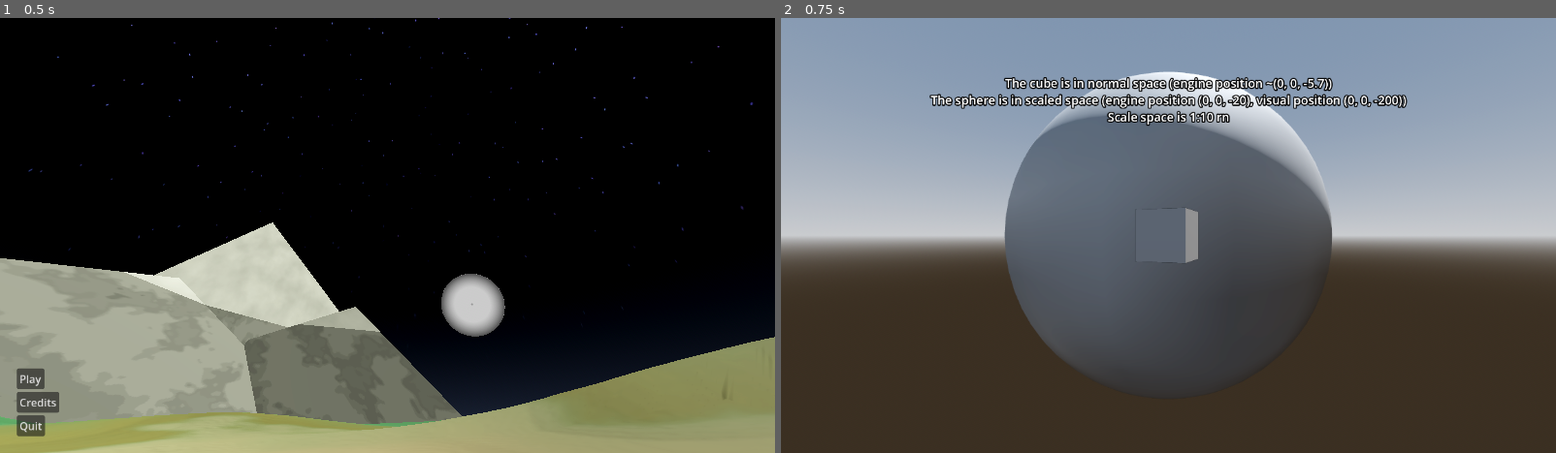
Above: before the commit, frames 1-2 (left to right).
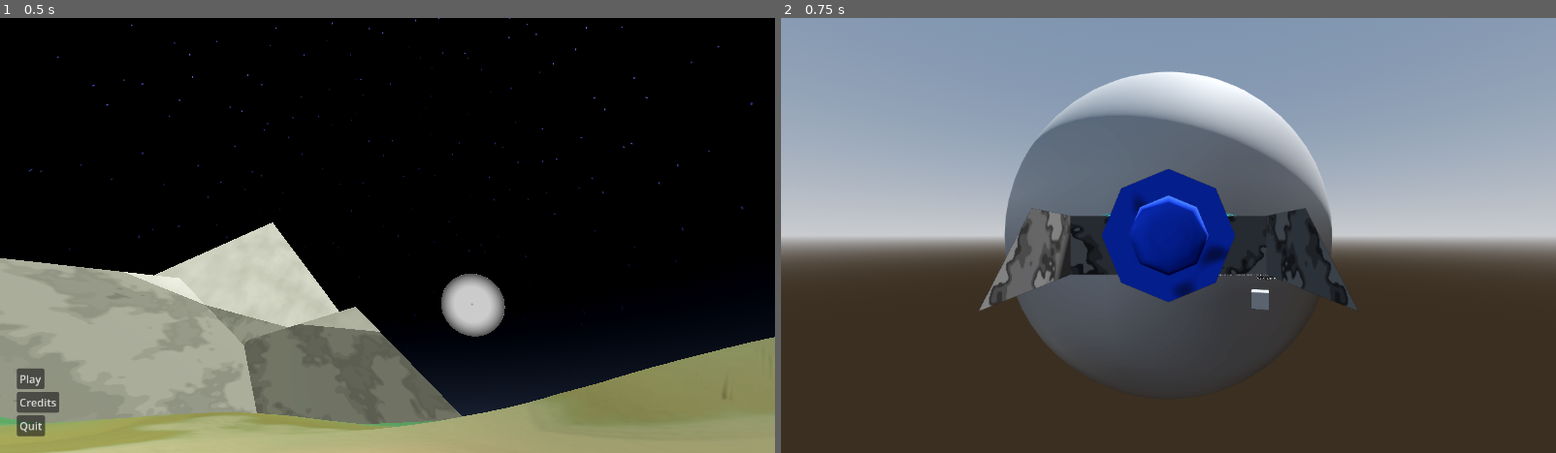
Above: after the commit, the same moments.

Repository: Ortley/black-hole-stars
Game: Godot game, scene res://scene/init.tscn
Two runs of this game, one before a commit and one after it. Both use one fixed random seed, a clock stepped at 60 frames per second and the inputs below.
Inputs:
- Up to frame 1 (0.5 s): no input
- Up to frame 2 (0.75 s): click "Play" at 0.5 s

Frame 1 is identical in both runs. In frame 2, 9.4% of the frame differs, in the area x 19-81%, y 13-68%.

Commit message:
Use orbiting camera

Diff:
--- a/scene/game.tscn
+++ b/scene/game.tscn
@@ -1,46 +1,61 @@
 [gd_scene format=3 uid="uid://bqgm1h2l0q1se"]
+
+[ext_resource type="Script" uid="uid://bam1jhwo5dvuo" path="res://script/class/normal_space_body.gd" id="1_5kiuu"]
 
 [sub_resource type="GDScript" id="GDScript_n4st5"]
 resource_name = "space-manager"
 script/source = "extends Node
 
+@onready var normal: Node3D = $\"../World/Normal\"
+@onready var scaled: Node3D = $\"../World/Scaled\"
+
 @onready var scaled_cam: Camera3D = $\"../Scaled/SVC/SubViewport/Camera\"
 @onready var normal_cam: Camera3D = $\"../Normal/SVC/SubViewport/Camera\"
-
+@onready var smartmobile: Node3D = $\"../World/Normal/Smartmobile\"
+
+var smartmobile_pos := DoubleVector.new(0,0,0)
 var normal_cam_pos := DoubleVector.new(0, 0, 0)
 var cam_basis := Basis.IDENTITY
 var mouse_sens := 0.005
 var roting := false
+var zoom := 4.0
+var mouse_input := Vector2.ZERO
 
 var origin := DoubleVector.new(0, 0, 0)
-var threshold := 5.0
+var threshold := 1000
 @onready var threshold_squared := threshold * threshold
-var scale := 10.0
-
-func _process(delta: float) -> void:
-	var input_dir = Vector3(
-		Input.get_axis(\"test_cam_left\", \"test_cam_right\"),
-		Input.get_axis(\"test_cam_down\", \"test_cam_up\"),
-		Input.get_axis(\"test_cam_forward\", \"test_cam_backward\")
-	).normalized()
-	if input_dir:
-		var move: Vector3 = cam_basis * input_dir * delta * 2 * (1 + 2 * int(Input.is_action_pressed(\"test_cam_fast\")))
-		normal_cam_pos.x += move.x
-		normal_cam_pos.y += move.y
-		normal_cam_pos.z += move.z
-
-func _physics_process(delta: float) -> void:
+var scale := 10000.0
+
+func _ready() -> void:
+	normal.visible = true
+	scaled.visible = true;
+
+	smartmobile_pos.x = smartmobile.position.x
+	smartmobile_pos.y = smartmobile.position.y
+	smartmobile_pos.z = smartmobile.position.z
+
+func _physics_process(_delta: float) -> void:
+	var a = smartmobile_pos.vec3() + zoom * cam_basis.z
+	normal_cam_pos.x = a.x;
+	normal_cam_pos.y = a.y;
+	normal_cam_pos.z = a.z;
 	var diff := normal_cam_pos.sub(origin)
 	if diff.length_squared() > threshold_squared:
 		origin.x = normal_cam_pos.x
 		origin.y = normal_cam_pos.y
 		origin.z = normal_cam_pos.z
 
+		print(\"shiftin time!\")
+
 		for body in get_tree().get_nodes_in_group(\"space_bodies\"):
-			if body is Node3D:
-				body.position.x -= diff.x
-				body.position.y -= diff.y;
-				body.position.z -= diff.z;
+			if body is NormalSpaceBody:
+				#body.position.x -= diff.x
+				#body.position.y -= diff.y
+				#body.position.z -= diff.z
+				body.position.x = body.real_pos.x - origin.x
+				body.position.y = body.real_pos.y - origin.y
+				body.position.z = body.real_pos.z - origin.z
+				print(body.position)
 
 	normal_cam.position.x = normal_cam_pos.x - origin.x
 	normal_cam.position.y = normal_cam_pos.y - origin.y
@@ -56,10 +71,16 @@
 	if event is InputEventMouseButton:
 		if event.button_index == MouseButton.MOUSE_BUTTON_RIGHT:
 			roting = event.pressed
+		elif event.button_index == MouseButton.MOUSE_BUTTON_WHEEL_DOWN:
+			zoom *= 1.15
+		elif event.button_index == MouseButton.MOUSE_BUTTON_WHEEL_UP:
+			zoom /= 1.15
 	elif roting == true and event is InputEventMouseMotion:
-		cam_basis = Basis(Vector3.UP, event.relative.x * mouse_sens) * cam_basis
-		cam_basis = cam_basis * Basis(Vector3.RIGHT, event.relative.y * mouse_sens)
+		mouse_input = event.relative
+		cam_basis = Basis(Vector3.UP, -event.relative.x * mouse_sens) * cam_basis
+		cam_basis = cam_basis * Basis(Vector3.RIGHT, -event.relative.y * mouse_sens)
 		cam_basis = cam_basis.orthonormalized()
+
 "
 
 [sub_resource type="ProceduralSkyMaterial" id="ProceduralSkyMaterial_n4st5"]
@@ -151,6 +172,7 @@
 [node name="World" type="Node3D" parent="." unique_id=2006646868]
 
 [node name="Scaled" type="Node3D" parent="World" unique_id=1367243315]
+visible = false
 
 [node name="CSGSphere3D" type="CSGSphere3D" parent="World/Scaled" unique_id=1305625284]
 transform = Transform3D(1, 0, 0, 0, 1, 0, 0, 0, 1, 0, 0, -20)
@@ -161,13 +183,19 @@
 
 [node name="Normal" type="Node3D" parent="World" unique_id=1530911982]
 
-[node name="CSGBox3D" type="CSGBox3D" parent="World/Normal" unique_id=1879325631 groups=["space_bodies"]]
+[node name="CSGBox3D" type="Node3D" parent="World/Normal" unique_id=1183222634]
 transform = Transform3D(0.9437029, 0, -0.3307944, 0, 1, 0, 0.3307944, 0, 0.9437029, 0, 0, -5.749104)
-layers = 2
-
-[node name="StupidMobile" type="CSGCombiner3D" parent="World/Normal" unique_id=550422006]
+script = ExtResource("1_5kiuu")
+metadata/_custom_type_script = "uid://bam1jhwo5dvuo"
+
+[node name="CSGBox3D" type="CSGBox3D" parent="World/Normal/CSGBox3D" unique_id=151166055]
+layers = 2
+
+[node name="StupidMobile" type="Node3D" parent="World/Normal" unique_id=1900386567]
 transform = Transform3D(1, 0, 0, 0, 1, 0, 0, 0, 1, 7.779869, 6.0885305, 7.1158524)
 visible = false
+script = ExtResource("1_5kiuu")
+metadata/_custom_type_script = "uid://bam1jhwo5dvuo"
 
 [node name="CSGBox3D" type="CSGBox3D" parent="World/Normal/StupidMobile" unique_id=1010460896]
 transform = Transform3D(1, 0, 0, 0, 1, 0, 0, 0, 1, 0, 0.5, 0)
@@ -210,104 +238,114 @@
 transform = Transform3D(1, 0, 0, 0, 1, 0, 0, 0, 1, 0, 1.5, 0)
 cone = true
 
-[node name="Label3D" type="Label3D" parent="World/Normal" unique_id=1698109225 groups=["space_bodies"]]
-transform = Transform3D(1, 0, 0, 0, 1, 0, 0, 0, 1, 0, 1.8037641, -3.7720003)
-layers = 2
-text = "The cube is in normal space (engine position ~(0, 0, -5.7))
-The sphere is in scaled space (engine position (0, 0, -20), visual position (0, 0, -200))
-Scale space is 1:10 rn"
-
-[node name="Smartmobile" type="Node3D" parent="World/Normal" unique_id=2107750140 groups=["space_bodies"]]
+[node name="Smartmobile" type="Node3D" parent="World/Normal" unique_id=1061102170]
 transform = Transform3D(1, 0, 0, 0, 1, 0, 0, 0, 1, -5.517083, 3.853245, 7.390007)
-
-[node name="CSGSphere3D2" type="CSGSphere3D" parent="World/Normal/Smartmobile" unique_id=432642798]
+script = ExtResource("1_5kiuu")
+metadata/_custom_type_script = "uid://bam1jhwo5dvuo"
+
+[node name="Model" type="Node3D" parent="World/Normal/Smartmobile" unique_id=1499540007]
+transform = Transform3D(1, 0, 0, 0, 1, 0, 0, 0, 1, 0, 0, -0.6500001)
+
+[node name="Cockpit" type="CSGSphere3D" parent="World/Normal/Smartmobile/Model" unique_id=432642798]
 transform = Transform3D(2, 0, 0, 0, 0.5, 0, 0, 0, 4, 0, 0.099999905, 1.2335825)
 layers = 2
 material_override = SubResource("StandardMaterial3D_xwcet")
 radial_segments = 4
 smooth_faces = false
 
-[node name="Hull" type="CSGCombiner3D" parent="World/Normal/Smartmobile" unique_id=345970223]
+[node name="Hull" type="CSGCombiner3D" parent="World/Normal/Smartmobile/Model" unique_id=345970223]
 layers = 2
 material_override = SubResource("StandardMaterial3D_33cqm")
 
-[node name="CSGBox3D" type="CSGBox3D" parent="World/Normal/Smartmobile/Hull" unique_id=1159635608]
+[node name="CSGBox3D" type="CSGBox3D" parent="World/Normal/Smartmobile/Model/Hull" unique_id=1159635608]
 transform = Transform3D(1, 0, 0, 0, 1, 0, 0, 0, 1, 0, -0.049999952, 0)
 size = Vector3(6, 0.3, 8)
 
-[node name="CSGSphere3D" type="CSGSphere3D" parent="World/Normal/Smartmobile/Hull" unique_id=443479359]
+[node name="CSGSphere3D" type="CSGSphere3D" parent="World/Normal/Smartmobile/Model/Hull" unique_id=443479359]
 transform = Transform3D(4, 0, 0, 0, 1, 0, 0, 0, 8, 0, 0, 0)
 operation = 1
 radial_segments = 4
 rings = 2
 smooth_faces = false
 
-[node name="CSGBox3D3" type="CSGBox3D" parent="World/Normal/Smartmobile/Hull" unique_id=590358602]
+[node name="CSGBox3D3" type="CSGBox3D" parent="World/Normal/Smartmobile/Model/Hull" unique_id=590358602]
 transform = Transform3D(1, 0, 0, 0, 1, 0, 0, 0, 1, 0, -0.049999952, 2.0500002)
 size = Vector3(1.4, 0.3, 3.8)
 
-[node name="CSGBox3D2" type="CSGBox3D" parent="World/Normal/Smartmobile/Hull" unique_id=1436225140]
+[node name="CSGBox3D2" type="CSGBox3D" parent="World/Normal/Smartmobile/Model/Hull" unique_id=1436225140]
 transform = Transform3D(1, 0, 0, 0, 1, 0, 0, 0, 1, 0, 0, 3.8500004)
 operation = 2
 size = Vector3(1, 1, 1.3000001)
 
-[node name="CSGBox3D5" type="CSGBox3D" parent="World/Normal/Smartmobile/Hull" unique_id=789529193]
+[node name="CSGBox3D5" type="CSGBox3D" parent="World/Normal/Smartmobile/Model/Hull" unique_id=789529193]
 transform = Transform3D(0.9330128, 0.25881907, 0.25000003, -0.25, 0.9659258, -0.0669873, -0.25881907, 0, 0.96592593, -1.0905867, 0, 3.5119267)
 operation = 2
 size = Vector3(1, 1, 2)
 
-[node name="CSGBox3D4" type="CSGBox3D" parent="World/Normal/Smartmobile/Hull" unique_id=1731533626]
+[node name="CSGBox3D4" type="CSGBox3D" parent="World/Normal/Smartmobile/Model/Hull" unique_id=1731533626]
 transform = Transform3D(0.9330128, -0.25881907, -0.25000003, 0.25, 0.9659258, -0.0669873, 0.25881907, 0, 0.96592593, 1.0905867, 0, 3.5119267)
 operation = 2
 size = Vector3(1, 1, 2)
 
-[node name="Hardware" type="CSGCombiner3D" parent="World/Normal/Smartmobile" unique_id=821620855]
+[node name="Hardware" type="CSGCombiner3D" parent="World/Normal/Smartmobile/Model" unique_id=821620855]
+layers = 2
 material_override = SubResource("StandardMaterial3D_p1ry8")
 
-[node name="CSGSphere3D" type="CSGSphere3D" parent="World/Normal/Smartmobile/Hardware" unique_id=785333703]
+[node name="CSGSphere3D" type="CSGSphere3D" parent="World/Normal/Smartmobile/Model/Hardware" unique_id=785333703]
 transform = Transform3D(1, 0, 0, 0, 0.74118745, 0, 0, 0, 1, 0, -0.0145196915, -2)
 
-[node name="CSGCylinder3D" type="CSGCylinder3D" parent="World/Normal/Smartmobile/Hardware" unique_id=1201866832]
+[node name="CSGCylinder3D" type="CSGCylinder3D" parent="World/Normal/Smartmobile/Model/Hardware" unique_id=1201866832]
 transform = Transform3D(1, 0, 0, 0, 1, 0, 0, 0, 1, -1, -0.030083656, 0.5999999)
 radius = 0.1
 height = 0.6
 
-[node name="CSGCylinder3D2" type="CSGCylinder3D" parent="World/Normal/Smartmobile/Hardware" unique_id=2008128553]
+[node name="CSGCylinder3D2" type="CSGCylinder3D" parent="World/Normal/Smartmobile/Model/Hardware" unique_id=2008128553]
 transform = Transform3D(1, 0, 0, 0, 1, 0, 0, 0, 1, 1, -0.030083656, 0.5999999)
 radius = 0.1
 height = 0.6
 
-[node name="CSGCylinder3D3" type="CSGCylinder3D" parent="World/Normal/Smartmobile/Hardware" unique_id=963347249]
+[node name="CSGCylinder3D3" type="CSGCylinder3D" parent="World/Normal/Smartmobile/Model/Hardware" unique_id=963347249]
 transform = Transform3D(1, 0, 0, 0, 1, 0, 0, 0, 1, 0.5999999, -0.030083656, -1.0999999)
 radius = 0.1
 height = 0.6
 
-[node name="CSGCylinder3D4" type="CSGCylinder3D" parent="World/Normal/Smartmobile/Hardware" unique_id=1397006550]
+[node name="CSGCylinder3D4" type="CSGCylinder3D" parent="World/Normal/Smartmobile/Model/Hardware" unique_id=1397006550]
 transform = Transform3D(1, 0, 0, 0, 1, 0, 0, 0, 1, -0.5999999, -0.030083656, -1.0999999)
 radius = 0.1
 height = 0.6
 
-[node name="CSGCylinder3D5" type="CSGCylinder3D" parent="World/Normal/Smartmobile/Hardware" unique_id=1188750701]
+[node name="CSGCylinder3D5" type="CSGCylinder3D" parent="World/Normal/Smartmobile/Model/Hardware" unique_id=1188750701]
 transform = Transform3D(1, 0, 0, 0, 1.3113416e-07, -1, 0, 1, 1.3113416e-07, 0, 0, 3.5500011)
 radius = 0.3
 height = 0.5
 cone = true
 
-[node name="CSGCylinder3D8" type="CSGCylinder3D" parent="World/Normal/Smartmobile/Hardware" unique_id=1227727799]
+[node name="CSGCylinder3D8" type="CSGCylinder3D" parent="World/Normal/Smartmobile/Model/Hardware" unique_id=1227727799]
 transform = Transform3D(1, 0, 0, 0, -4.371138e-08, 1, 0, -1, -4.371138e-08, 0, 0, 2.6281252)
 radius = 0.3
 height = 1.3687501
 
-[node name="CSGCylinder3D6" type="CSGCylinder3D" parent="World/Normal/Smartmobile/Hardware" unique_id=45841199]
+[node name="CSGCylinder3D6" type="CSGCylinder3D" parent="World/Normal/Smartmobile/Model/Hardware" unique_id=45841199]
 transform = Transform3D(1, 0, 0, 0, 1.3113416e-07, -1, 0, 1, 1.3113416e-07, 0, 0, 3.5500011)
 radius = 0.2
 height = 0.5
 
-[node name="CSGCylinder3D7" type="CSGCylinder3D" parent="World/Normal/Smartmobile/Hardware" unique_id=1026131031]
+[node name="CSGCylinder3D7" type="CSGCylinder3D" parent="World/Normal/Smartmobile/Model/Hardware" unique_id=1026131031]
 transform = Transform3D(1, 0, 0, 0, 1.3113416e-07, -1, 0, 1, 1.3113416e-07, 0, 0, 3.9250011)
 radius = 0.2
 height = 1.25
 cone = true
+
+[node name="Node3D" type="Node3D" parent="World/Normal" unique_id=438934981]
+script = ExtResource("1_5kiuu")
+metadata/_custom_type_script = "uid://bam1jhwo5dvuo"
+
+[node name="Label3D" type="Label3D" parent="World/Normal/Node3D" unique_id=1698109225]
+transform = Transform3D(1, 0, 0, 0, 1, 0, 0, 0, 1, 0, 1.8037641, -3.7720003)
+layers = 2
+text = "The cube is in normal space (engine position ~(0, 0, -5.7))
+The sphere is in scaled space (engine position (0, 0, -20), visual position (0, 0, -200))
+Scale space is 1:10 rn"
 
 [node name="Scaled" type="CanvasLayer" parent="." unique_id=120549414]
 
--- a/scene/init.tscn
+++ b/scene/init.tscn
@@ -348,7 +348,7 @@
 
 @export var link := \"https://github.com/Ortley/black-hole-stars\"
 
-func _on_meta_clicked(meta: Variant) -> void:
+func _on_meta_clicked(_meta: Variant) -> void:
 	OS.shell_open(link)
 "
 
--- a/script/class/double-vector.gd
+++ b/script/class/double-vector.gd
@@ -5,6 +5,7 @@
 var y: float
 var z: float
 
+@warning_ignore("shadowed_variable")
 func _init(x: float = 0, y: float = 0, z: float = 0) -> void:
 	self.x = x;
 	self.y = y;
@@ -24,6 +25,9 @@
 			self.z - rhs.z
 		)
 
+func vec3() -> Vector3:
+	return Vector3(x, y, z)
+
 func length() -> float:
 	return sqrt(self.x * self.x + self.y * self.y + self.z * self.z)
 
--- /dev/null
+++ b/script/class/normal_space_body.gd
@@ -0,0 +1,7 @@
+extends Node3D
+class_name NormalSpaceBody
+
+@onready var real_pos: DoubleVector = DoubleVector.new(position.x, position.y, position.z)
+
+func _ready() -> void:
+	self.add_to_group("space_bodies")
Not shown, added: script/class/normal_space_body.gd.uid
